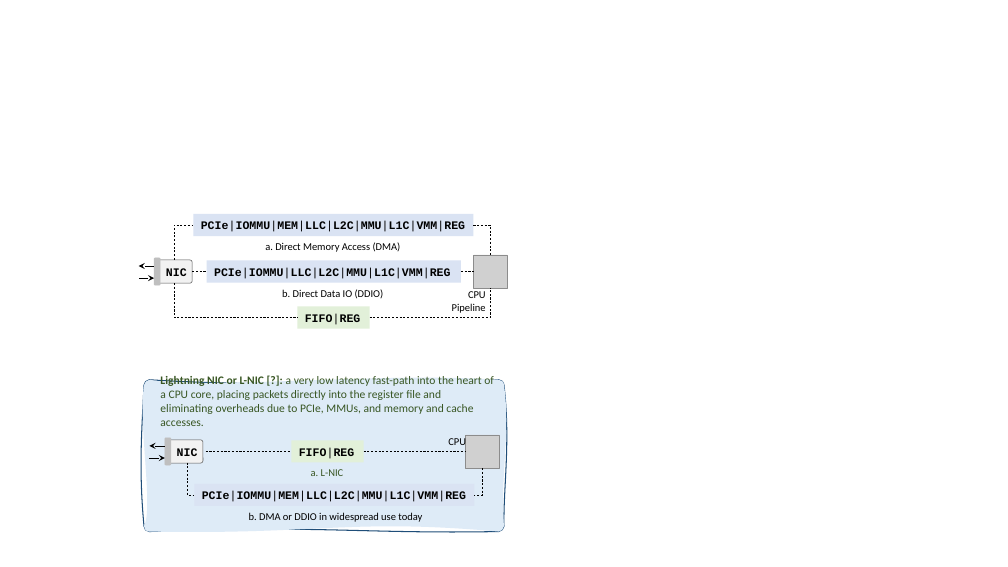
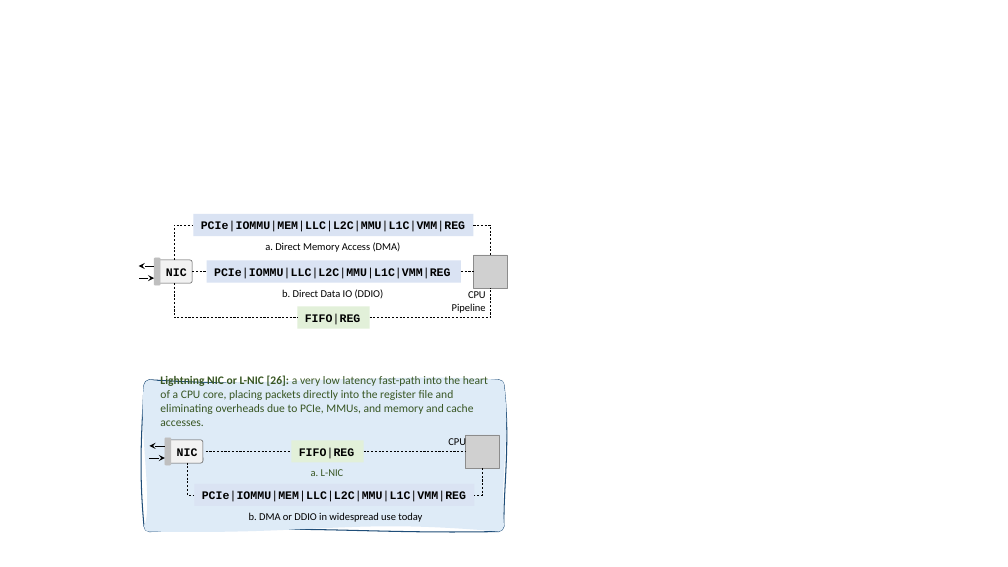
Before and after one commit to sibanez12/SIGCOMM-20-Nanoservices-Architecture, a slide deck: slide 3 of figures/source/figures.pptx. Drawn at 1008x567 pixels with LibreOffice and Linux fonts; fonts in the diff are those of the drawing; grey boxes stand for pictures. Boxes give left, top, right and bottom in pixels: in the first picture for what was removed or moved away, otherwise in the second. Text is boxed around its words. In the diff, an @@ line names an element or a change of style, - is before the commit and + after.

```diff
--- a/figures/source/figures.pptx
+++ b/figures/source/figures.pptx
@@ text at [160, 375, 488, 426]: text changed @@
-Lightning NIC or L-NIC [?]: a very low latency fast-path into the heart of a CPU core, placing packets directly into the register file and eliminating overheads due to PCIe, MMUs, and memory and cache accesses.
+Lightning NIC or L-NIC [26]: a very low latency fast-path into the heart of a CPU core, placing packets directly into the register file and eliminating overheads due to PCIe, MMUs, and memory and cache accesses.
```
Also in this commit, not shown: 3 other slides changed, 1 slide added, 19 other files.
